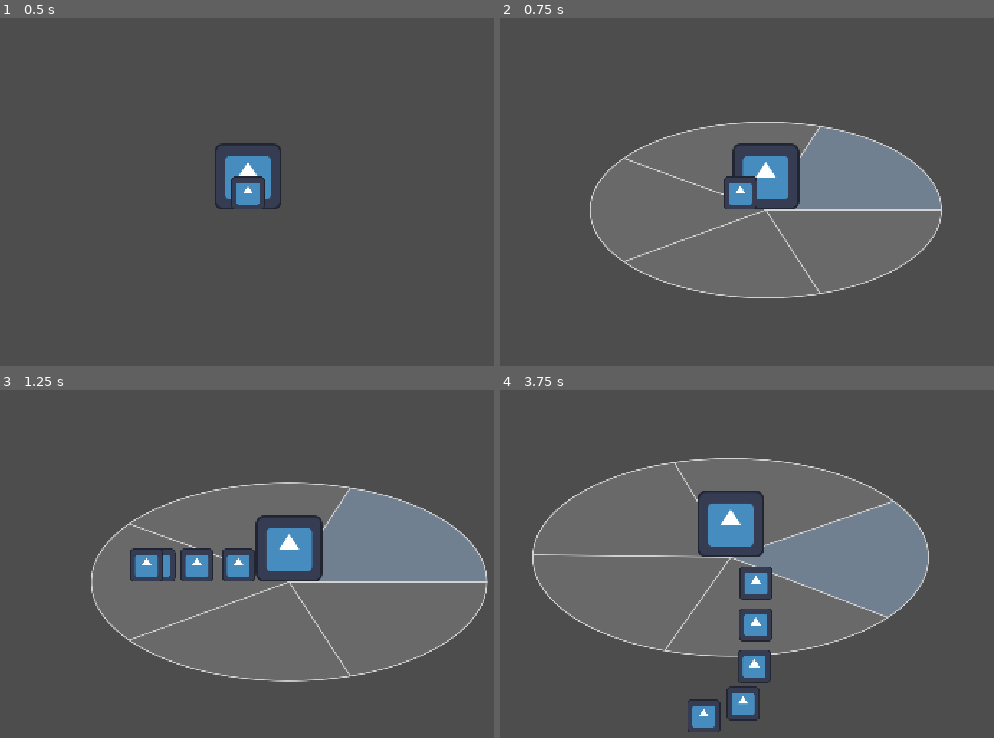
Above: before the commit, frames 1-4 (two rows, left to right).
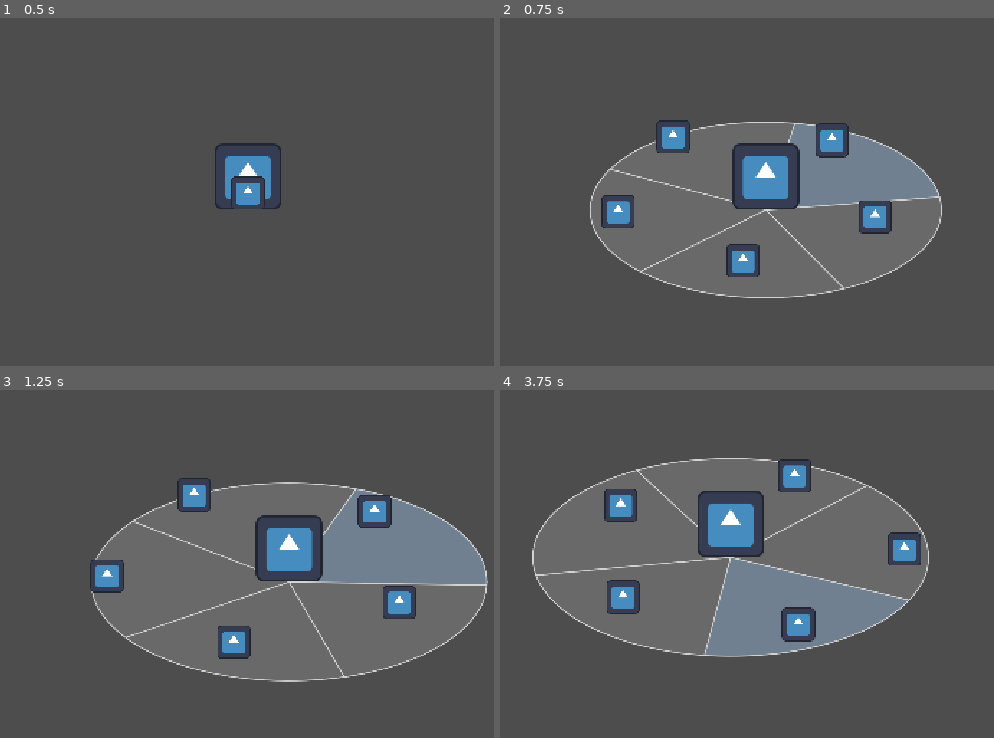
Above: after the commit, the same moments.

Repository: frantisek-boura/summoner-game
Game: Godot game, scene res://scenes/player/player.tscn
The game is run twice, just before and just after one commit, with the same random seed, the same clock (stepped at 60 frames per second) and the same inputs. The engine's default icon, where the game draws it, is replaced by a stand-in: a white triangle on a blue panel in a dark square.
Inputs (mouse positions are in pixels of both pictures, inside the frame that each line leads up to):
- Up to frame 1 (0.5 s): no input
- Up to frame 2 (0.75 s): tap Enter at 0.5 s; move the mouse to (924, 188) at 0.52 s; hold D (right) from 0.53 s (still down); hold E (minion_selector) from 0.53 s (still down); click (924, 188) at 0.67 s
- Up to frame 3 (1.25 s): keep holding D (right); keep holding E (minion_selector)
- Up to frame 4 (3.75 s): move the mouse to (588, 605) at 1.27 s; release D (right) at 1.28 s; release E (minion_selector) at 1.28 s; hold S (down) 1.28-2.03 s; tap E (minion_selector) at 1.35, 2.3, 2.85 s; move the mouse to (826, 483) at 2.02 s; hold D (right) 2.03-2.78 s; hold F (set_selected_minion_independent) 2.03-2.78 s; move the mouse to (707, 671) at 2.77 s; hold W (up) 2.78-3.53 s; click (707, 671) at 2.92 s; move the mouse to (989, 651) at 3.52 s; hold A (left) from 3.53 s (still down); hold E (minion_selector) from 3.53 s (still down)

Frame 1 is identical in both runs. In frame 2, 5.0% of the frame differs, in the area x 20-90%, y 29-80%; in frame 3, 6.3%; in frame 4, 16%, in the area x 6-87%, y 19-99%.
Error before the commit: Invalid access to property or key 'follow_position' on a base object of type 'Node (MinionMovement)'. (res://scripts/player/minion/minion.gd:18)

Commit message:
refactor: allow minion manager to dynamically handle changes to minion instances

Diff:
--- a/scenes/player/minion/minion.tscn
+++ b/scenes/player/minion/minion.tscn
@@ -6,7 +6,7 @@
 [ext_resource type="PackedScene" uid="uid://c05qlldfo5akd" path="res://scenes/utils/depth_detector.tscn" id="3_sfjdw"]
 [ext_resource type="PackedScene" uid="uid://cxhmgommtwlh3" path="res://scenes/player/minion/minion_movement.tscn" id="4_fqypg"]
 [ext_resource type="PackedScene" uid="uid://bk5x6jatv6o80" path="res://scenes/player/minion/minion_state_machine.tscn" id="5_l5d2n"]
-[ext_resource type="PackedScene" uid="uid://bwsnqroe766j7" path="res://scenes/player/minion/states/minion_idle_state.tscn" id="6_8b0ys"]
+[ext_resource type="PackedScene" uid="uid://bwsnqroe766j7" path="res://scenes/player/minion/states/minion_select_state.tscn" id="6_8b0ys"]
 [ext_resource type="PackedScene" uid="uid://wcxtrycj2vlv" path="res://scenes/player/minion/states/minion_follow_state.tscn" id="7_fqypg"]
 [ext_resource type="PackedScene" uid="uid://bye3g4u3nuqp2" path="res://scenes/player/minion/states/minion_still_state.tscn" id="8_sfjdw"]
 [ext_resource type="PackedScene" uid="uid://be3vivt4aqtaa" path="res://scenes/player/minion/states/minion_move_to_entity_state.tscn" id="10_4eqwe"]
@@ -49,7 +49,6 @@
 debug_color = Color(0.39926603, 0, 0.022066697, 0.41960785)
 
 [node name="minion_movement" parent="." unique_id=248751734 instance=ExtResource("4_fqypg")]
-idle_acceleration_speed = 12.0
 lock_in_acceleration_speed = 15.0
 follow_movement_speed = 400.0
 follow_acceleration_speed = 100.0
@@ -60,7 +59,7 @@
 [node name="minion_state_machine" parent="." unique_id=1850018547 node_paths=PackedStringArray("beginning_state") instance=ExtResource("5_l5d2n")]
 beginning_state = NodePath("minion_follow_state")
 
-[node name="minion_idle_state" parent="minion_state_machine" unique_id=1223317756 node_paths=PackedStringArray("minion") instance=ExtResource("6_8b0ys")]
+[node name="minion_select_state" parent="minion_state_machine" unique_id=1223317756 node_paths=PackedStringArray("minion") instance=ExtResource("6_8b0ys")]
 minion = NodePath("../..")
 
 [node name="minion_still_state" parent="minion_state_machine" unique_id=1460450958 node_paths=PackedStringArray("minion") instance=ExtResource("8_sfjdw")]
--- a/scenes/player/minion/states/minion_idle_state.tscn
+++ b/scenes/player/minion/states/minion_select_state.tscn
@@ -2,5 +2,5 @@
 
 [ext_resource type="Script" uid="uid://5p61pbs80kpa" path="res://scripts/player/minion/states/minion_idle_state.gd" id="1_kib7i"]
 
-[node name="minion_idle_state" type="Node" unique_id=1223317756]
+[node name="minion_select_state" type="Node" unique_id=1223317756]
 script = ExtResource("1_kib7i")
--- a/scripts/player/minion/minion.gd
+++ b/scripts/player/minion/minion.gd
@@ -14,11 +14,23 @@
 func stop() -> void:
 	movement.stop()
 
+func force_to_follow_state() -> void:
+	state_machine.change_state_safe("minion_follow_state")
+
+func force_to_select_state() -> void:
+	state_machine.change_state_safe("minion_select_state")
+
+func has_arrived_to_select_position() -> bool:
+	return movement.has_arrived(movement._select_position)
+
 func has_arrived_to_follow_position() -> bool:
-	return movement.has_arrived(movement.follow_position)
+	return movement.has_arrived(movement._follow_position)
 
 func follow_path() -> void:
 	movement.follow_path()
 
+func set_select_position(angle: float, entity_position: Vector2, forcible_minions_count: int, forcible_minion_index: int) -> void:
+	movement.set_select_position(angle, entity_position, forcible_minions_count, forcible_minion_index)
+
 func set_follow_path(follow_position: Vector2) -> void:
 	movement.set_follow_position(follow_position)
--- a/scripts/player/minion/minion_movement.gd
+++ b/scripts/player/minion/minion_movement.gd
@@ -1,7 +1,7 @@
 class_name MinionMovement
 extends EntityMovement
 
-@export_range(1, 20, 1) var idle_acceleration_speed: float = 10
+@export_range(1, 20, 1) var select_acceleration_speed: float = 10
 @export_range(1, 20, 1) var lock_in_acceleration_speed: float = 10
 @export_range(10, 1000, 1) var follow_movement_speed: float = 10
 @export_range(10, 1000, 1) var follow_acceleration_speed: float = 10
@@ -10,9 +10,33 @@
 	get:
 		return _entity as Minion
 var _follow_position: Vector2
+var _select_position: Vector2
 
+## Used to define this minion's [member MinionMovement._follow_position].
+## Should be used by [MinionManager].
 func set_follow_position(follow_position: Vector2) -> void:
 	_follow_position = follow_position
+
+## Calculates the idle position based on [member MinionManager.angle], [member MinionManager.entity]'s global_position, the amount of
+## forcible minions defined by the length of [member MinionHandler.forcible_minions], and this minion's forcible index defined by key-value pairs in [member MinionHandler.forcible_minions],
+## where this minion's [Minion] instance is the key and the index is the value.
+## Should be used by [MinionManager]
+func set_select_position(angle: float, entity_position: Vector2, forcible_minions_count: int, forcible_minion_index: int) -> void:
+	var offset = (TAU / forcible_minions_count) * forcible_minion_index
+	var select_position: Vector2 = entity_position + Vector2(
+			sin(angle + offset),
+			cos(angle + offset) * MinionManager.IDLE_RADIUS_Y_MULTIPLIER
+		) * MinionManager.IDLE_RADIUS
+	_select_position = select_position
+
+## Moves this minion towards the idling position.
+## Takes [Vector2] [param new_position] as the position the minion will be locked in.
+func move_to_select_position(delta: float) -> void:
+	_direction = minion.global_position.direction_to(_select_position)
+
+	minion.global_position = minion.global_position.lerp(_select_position, delta * select_acceleration_speed)
+
+	minion.move_and_slide()
 
 ## Moves this minion towards the owner entity's position.
 func follow_path() -> void:
@@ -20,27 +44,6 @@
 
 	minion.velocity.x = move_toward(minion.velocity.x, _direction.x * follow_movement_speed, follow_acceleration_speed)
 	minion.velocity.y = move_toward(minion.velocity.y, _direction.y * follow_movement_speed, follow_acceleration_speed)
-
-	minion.move_and_slide()
-
-## Calculates the current idling position of this minion.
-func get_idle_position() -> Vector2:
-	var center_position: Vector2 = minion.minion_manager.entity.global_position
-	var forcible_minion_index: int = minion.minion_manager.get_forcible_minion_index(minion.index)
-	var offset: float = minion.minion_manager.minion_offset(forcible_minion_index)
-	var idle_position: Vector2 = center_position + Vector2(
-			sin(minion.minion_manager.angle + offset),
-			cos(minion.minion_manager.angle + offset) * MinionManager.IDLE_RADIUS_Y_MULTIPLIER
-		) * MinionManager.IDLE_RADIUS
-
-	return idle_position
-
-## Moves this minion towards the idling position.
-## Takes [Vector2] [param new_position] as the position the minion will be locked in.
-func idle_around(delta: float, idle_position: Vector2) -> void:
-	_direction = minion.global_position.direction_to(idle_position)
-
-	minion.global_position = minion.global_position.lerp(idle_position, delta * idle_acceleration_speed)
 
 	minion.move_and_slide()
 
--- a/scripts/player/minion/states/minion_idle_state.gd
+++ b/scripts/player/minion/states/minion_idle_state.gd
@@ -7,7 +7,7 @@
 	assert(minion != null, "MINION IDLE STATE: Stateful node not set")
 
 func enter() -> void:
-	minion.minion_movement.reset_velocity()
+	minion.movement.reset_velocity()
 
 func exit() -> void:
 	pass
@@ -16,12 +16,10 @@
 	pass
 
 func physics(delta: float) -> void:
-	#var idle_position: Vector2 = minion.minion_movement.get_idle_position()
-	#if not minion.minion_movement.has_arrived(idle_position):
-		#minion.minion_movement.idle_around(delta, idle_position)
-	#else:
-		#minion.minion_movement.lock_in_position(delta, idle_position)
-	pass
+	if not minion.has_arrived_to_select_position():
+		minion.movement.move_to_select_position(delta)
+	else:
+		minion.stop()
 
 func input_process(_delta: float) -> void:
 	pass
--- a/scripts/player/minion_manager/minion_manager.gd
+++ b/scripts/player/minion_manager/minion_manager.gd
@@ -62,6 +62,11 @@
 func change_to_follow_state() -> void:
 	state_machine.change_state("minion_manager_follow_state")
 
+func update_minion_select_positions() -> void:
+	for minion: Minion in minion_handler.forcible_minions.keys():
+		var forcible_minions_index: int = minion_handler.forcible_minions[minion]
+		minion.set_select_position(angle, entity.global_position, len(minion_handler.forcible_minions), forcible_minions_index)
+
 func _update_minion_follow_points() -> void:
 	for minion: Minion in minion_handler.forcible_minions.keys():
 		var path_index: int = minion_handler.forcible_minions[minion]
@@ -72,13 +77,23 @@
 	selected_minion = minion
 	selected_minion_indicator.enable(minion)
 
-func _on_minion_tree_changed(_new_minion: Minion = null) -> void:
+func _change_new_minion_state(new_minion: Minion) -> void:
+	var current_state: String = state_machine.get_current_state().name
+	if current_state == "minion_manager_follow_state":
+		new_minion.force_to_follow_state()
+	elif current_state == "minion_manager_select_state":
+		new_minion.force_to_select_state()
+
+func _on_minion_tree_changed(new_minion: Minion = null) -> void:
 	radial_minion_menu.set_options(minion_handler.forcible_minions.keys())
 	_update_minion_follow_points()
+	call_deferred("_change_new_minion_state", new_minion)
 
-func _on_forcible_minions_changed() -> void:
+func _on_forcible_minions_changed(is_enabled: bool, new_minion: Minion) -> void:
 	radial_minion_menu.set_options(minion_handler.forcible_minions.keys())
 	_update_minion_follow_points()
+	if is_enabled:
+		call_deferred("_change_new_minion_state", new_minion)
 
 func _on_path_updated() -> void:
 	minion_path.update_point(entity.global_position)
@@ -86,7 +101,7 @@
 
 func force_minions_select() -> void:
 	for minion: Minion in minion_handler.forcible_minions.keys():
-		minion.state_machine.change_state_safe("minion_idle_state")
+		minion.state_machine.change_state_safe("minion_select_state")
 
 func force_minions_follow() -> void:
 	for minion: Minion in minion_handler.forcible_minions.keys():
--- a/scripts/player/minion_manager/states/minion_manager_select_state.gd
+++ b/scripts/player/minion_manager/states/minion_manager_select_state.gd
@@ -17,6 +17,7 @@
 
 func physics(delta: float) -> void:
 	minion_manager.inc_angle(delta)
+	minion_manager.update_minion_select_positions()
 
 func input_process(_delta: float) -> void:
 	pass
--- a/scripts/player/states/player_idle_state.gd
+++ b/scripts/player/states/player_idle_state.gd
@@ -32,8 +32,12 @@
 	pass
 	if event.is_action_pressed("minion_selector"):
 		player.minion_manager.open_selection_menu()
+		player.minion_manager.change_to_select_state()
 	if event.is_action_released("minion_selector"):
 		player.minion_manager.close_selection_menu(true)
+		player.minion_manager.change_to_follow_state()
+	if event.is_action_pressed("escape"):
+		player.minion_manager.add_default_minion()
 	#if event.is_action_released("minion_selector") and player.minion_manager.is_idling:
 		#player.minion_manager.radial_minion_menu.make_selection()
 		#player.minion_manager.follow_minions()
--- a/scripts/player/states/player_move_state.gd
+++ b/scripts/player/states/player_move_state.gd
@@ -24,5 +24,6 @@
 	if not player.check_movement():
 		player.change_to_idle_state()
 
-func input_event(_event: InputEvent) -> void:
-	pass
+func input_event(event: InputEvent) -> void:
+	if event.is_action_pressed("escape"):
+		player.minion_manager.add_default_minion()
